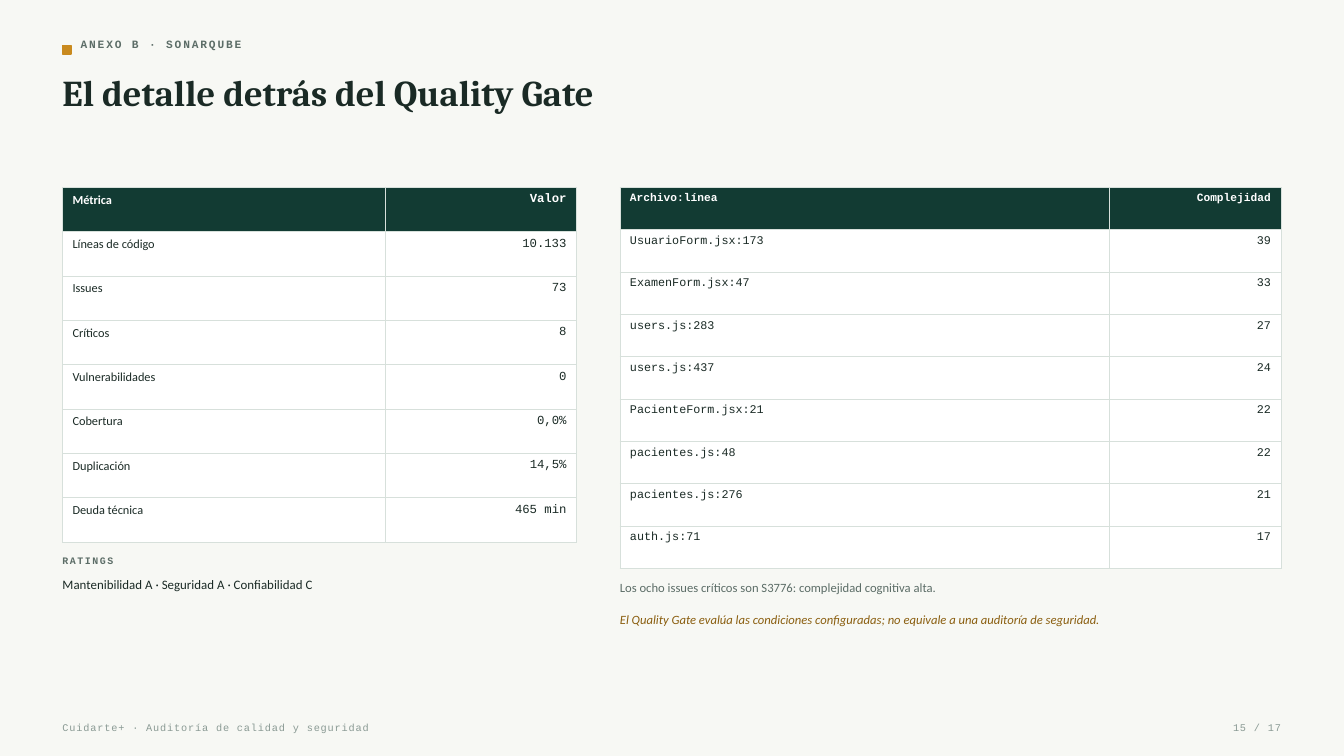
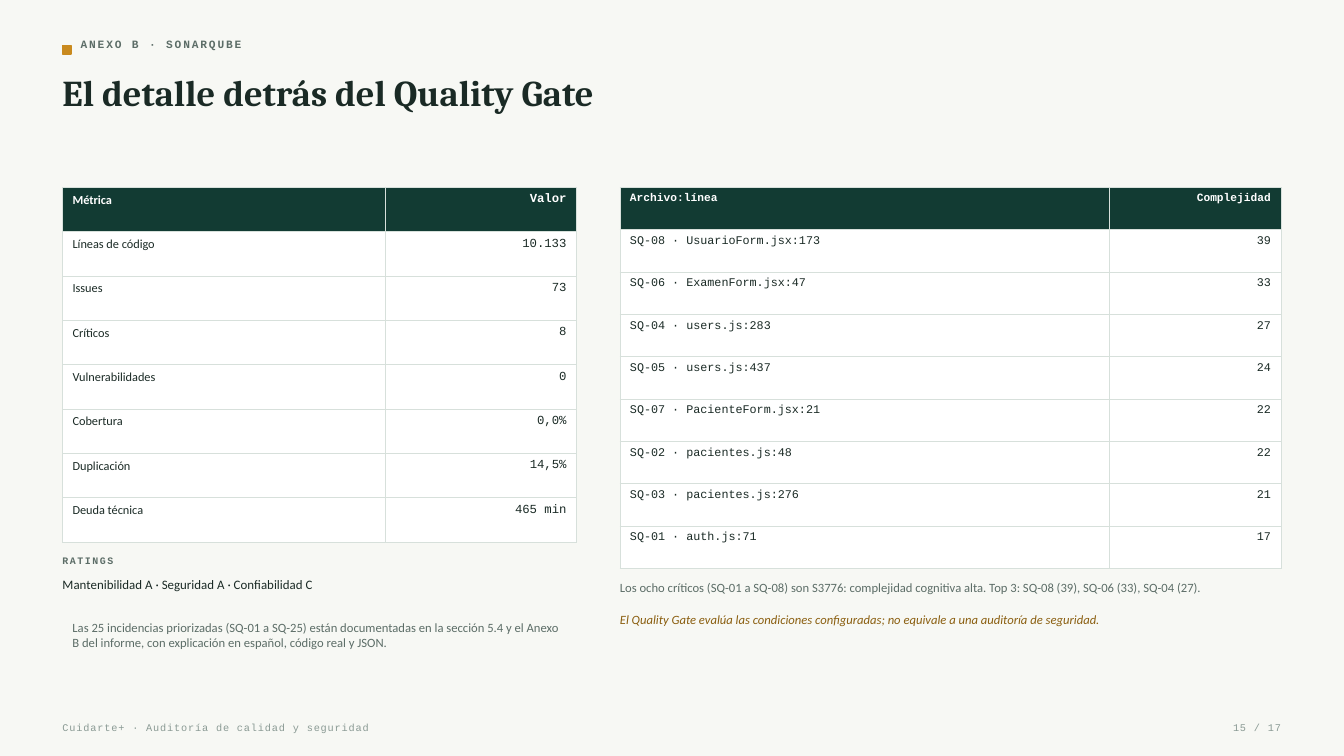
Before and after one commit to beibanezv/cuidarte-plus-calidad-seguridad-isy1102, a slide deck: slide 15 of Material y actividades en clases/Evaluacion 2/Entregables/Presentacion_EP4_Cuidarte.pptx. Drawn at 1344x756 pixels with LibreOffice and Linux fonts; fonts in the diff are those of the drawing. Boxes give left, top, right and bottom in pixels: in the first picture for what was removed or moved away, otherwise in the second. Text is boxed around its words. In the diff, an @@ line names an element or a change of style, - is before the commit and + after.

```diff
--- a/Material y actividades en clases/Evaluacion 2/Entregables/Presentacion_EP4_Cuidarte.pptx
+++ b/Material y actividades en clases/Evaluacion 2/Entregables/Presentacion_EP4_Cuidarte.pptx
@@ table at (620, 188, 1281, 547) @@
-row 2, column 1: UsuarioForm.jsx:173
+row 2, column 1: SQ-08 · UsuarioForm.jsx:173
-row 3, column 1: ExamenForm.jsx:47
+row 3, column 1: SQ-06 · ExamenForm.jsx:47
-row 4, column 1: users.js:283
+row 4, column 1: SQ-04 · users.js:283
-row 5, column 1: users.js:437
+row 5, column 1: SQ-05 · users.js:437
-row 6, column 1: PacienteForm.jsx:21
+row 6, column 1: SQ-07 · PacienteForm.jsx:21
-row 7, column 1: pacientes.js:48
+row 7, column 1: SQ-02 · pacientes.js:48
-row 8, column 1: pacientes.js:276
+row 8, column 1: SQ-03 · pacientes.js:276
-row 9, column 1: auth.js:71
+row 9, column 1: SQ-01 · auth.js:71
@@ text at (620, 583, 1201, 594): text changed @@
-Los ocho issues críticos son S3776: complejidad cognitiva alta.
+Los ocho críticos (SQ-01 a SQ-08) son S3776: complejidad cognitiva alta. Top 3: SQ-08 (39), SQ-06 (33), SQ-04 (27).
@@ text added at (72, 623, 559, 649), 9 pt, text #5C6D67 @@
+Las 25 incidencias priorizadas (SQ-01 a SQ-25) están documentadas en la sección 5.4 y el Anexo B del informe, con explicación en español, código real y JSON.
```
Also in this commit, not shown: 1 other slide changed, 1 other file.
